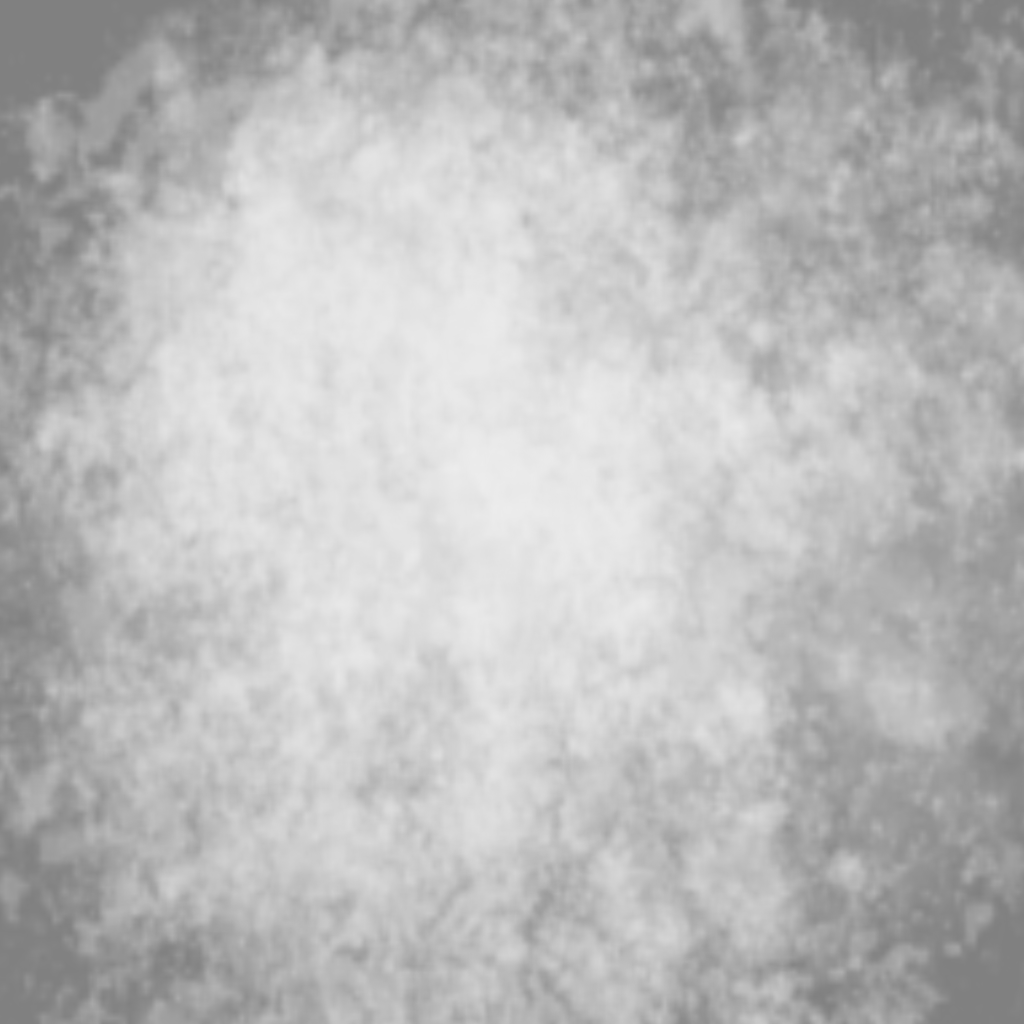
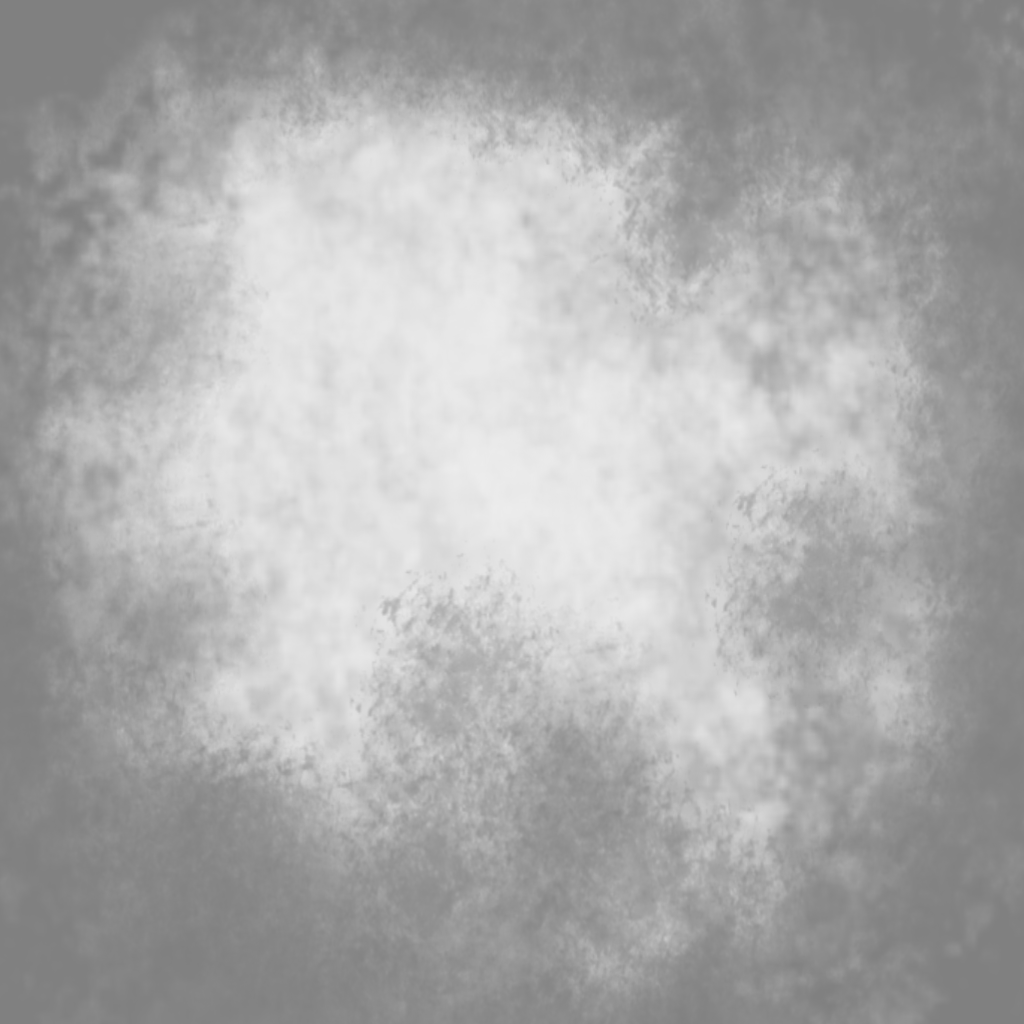
Comparing the layer stacks of the two 1024 x 1024 images. Changes:
painted on "Layer" over [0, 0, 1024, 1024]
